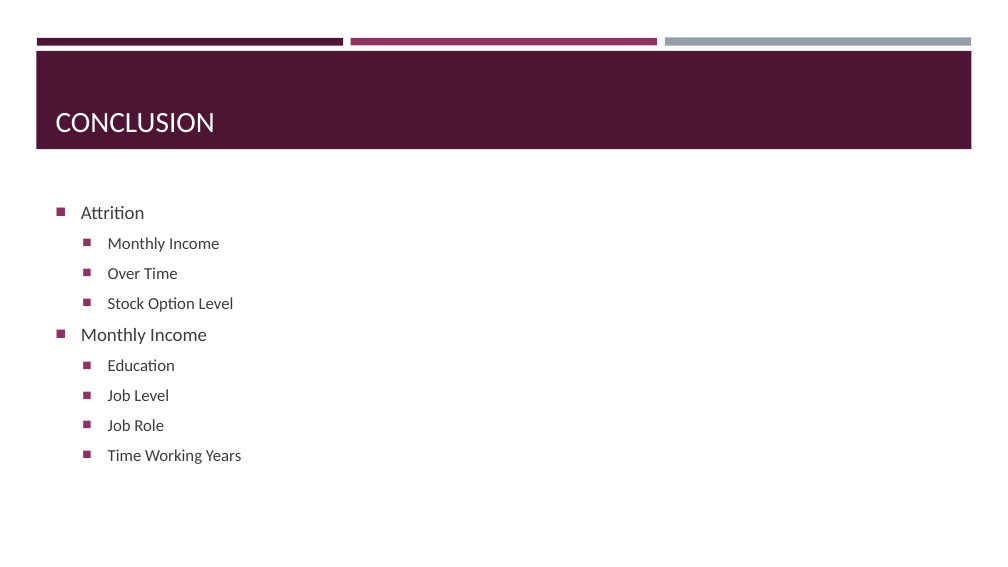
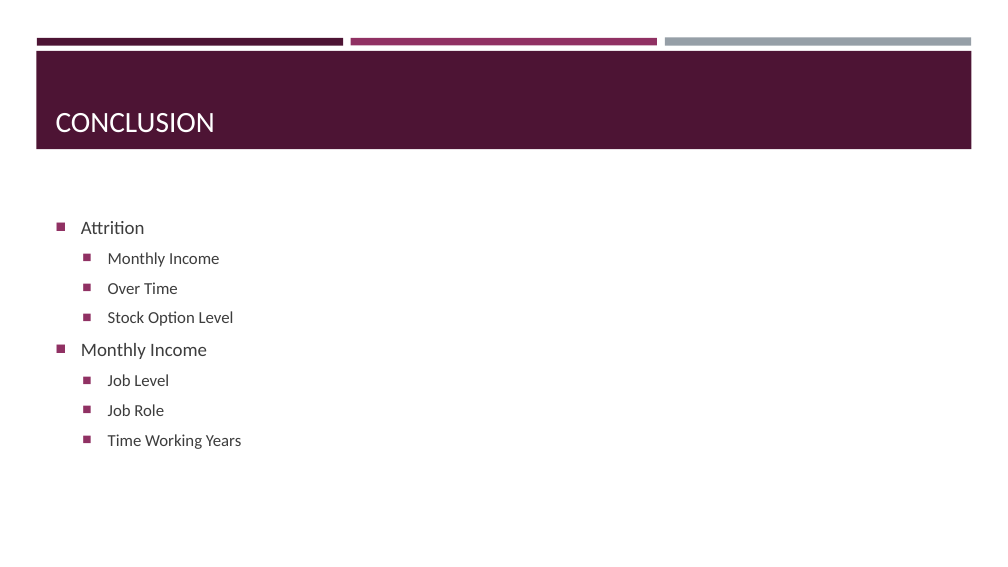
Before and after one commit to savorgnan5/CaseStudy2DDS-, a slide deck: slide 12 of Case_Study_2_Savorgnan.pptx. Drawn at 1008x567 pixels with LibreOffice and Linux fonts; fonts in the diff are those of the drawing. Boxes give left, top, right and bottom in pixels: in the first picture for what was removed or moved away, otherwise in the second. Text is boxed around its words. In the diff, an @@ line names an element or a change of style, - is before the commit and + after.

```diff
--- a/Case_Study_2_Savorgnan.pptx
+++ b/Case_Study_2_Savorgnan.pptx
@@ text at [108, 359, 175, 371]: paragraph removed @@
-  ■ Education
```
Also in this commit, not shown: 1 slide added, 1 other file.
